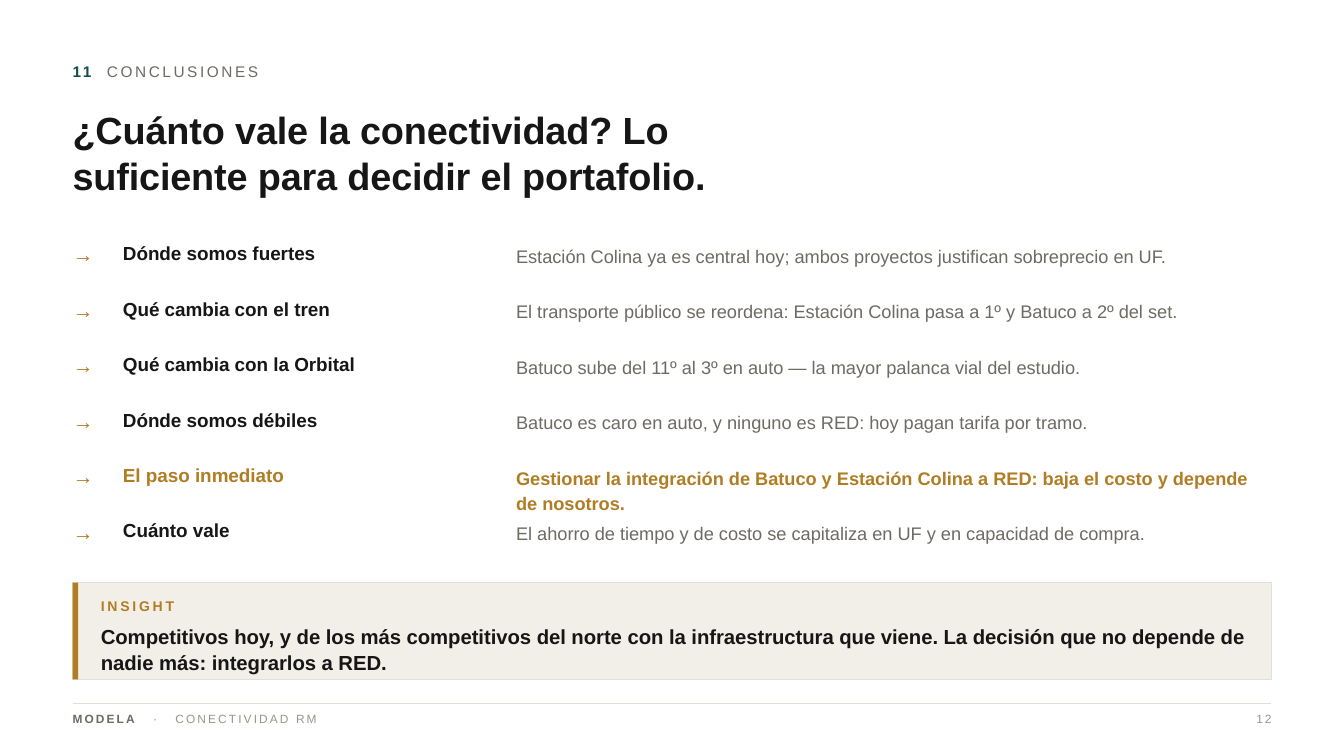
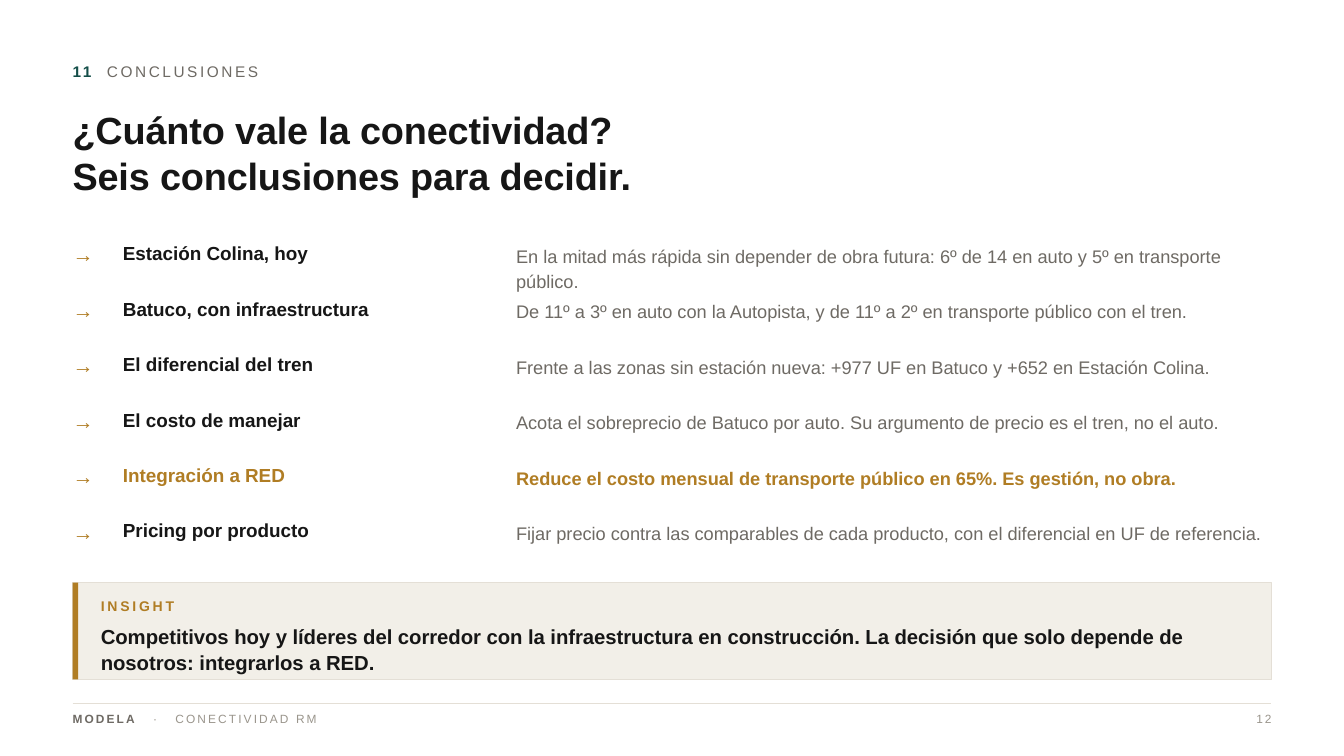
Before and after one commit to modela-simulador/modela-simulador, a slide deck: slide 12 of public/conectividad/Conectividad-Modela-Directorio-12.pptx. Drawn at 1344x756 pixels with LibreOffice and Linux fonts; fonts in the diff are those of the drawing. Boxes give left, top, right and bottom in pixels: in the first picture for what was removed or moved away, otherwise in the second. Text is boxed around its words. In the diff, an @@ line names an element or a change of style, - is before the commit and + after.

```diff
--- a/public/conectividad/Conectividad-Modela-Directorio-12.pptx
+++ b/public/conectividad/Conectividad-Modela-Directorio-12.pptx
@@ text at [73,116,631,198]: text changed @@
-¿Cuánto vale la conectividad? Lo
-suficiente para decidir el portafolio.
+¿Cuánto vale la conectividad?
+Seis conclusiones para decidir.
@@ text at [123,246,307,264]: text changed @@
-Dónde somos fuertes
+Estación Colina, hoy
@@ text at [516,249,1221,292]: text changed @@
-Estación Colina ya es central hoy; ambos proyectos justifican sobreprecio en UF.
+En la mitad más rápida sin depender de obra futura: 6º de 14 en auto y 5º en transporte público.
@@ text at [123,302,369,319]: text changed @@
-Qué cambia con el tren
+Batuco, con infraestructura
@@ text at [516,304,1187,322]: text changed @@
-El transporte público se reordena: Estación Colina pasa a 1º y Batuco a 2º del set.
+De 11º a 3º en auto con la Autopista, y de 11º a 2º en transporte público con el tren.
@@ text at [123,357,314,371]: text changed @@
-Qué cambia con la Orbital
+El diferencial del tren
@@ text at [516,360,1210,378]: text changed @@
-Batuco sube del 11º al 3º en auto — la mayor palanca vial del estudio.
+Frente a las zonas sin estación nueva: +977 UF en Batuco y +652 en Estación Colina.
@@ text at [123,413,300,431]: text changed @@
-Dónde somos débiles
+El costo de manejar
@@ text at [516,416,1218,433]: text changed @@
-Batuco es caro en auto, y ninguno es RED: hoy pagan tarifa por tramo.
+Acota el sobreprecio de Batuco por auto. Su argumento de precio es el tren, no el auto.
@@ text at [123,468,285,486]: text changed @@
-El paso inmediato
+Integración a RED
@@ text at [516,471,1175,489]: text changed @@
-Gestionar la integración de Batuco y Estación Colina a RED: baja el costo y depende de nosotros.
+Reduce el costo mensual de transporte público en 65%. Es gestión, no obra.
@@ text at [123,523,308,541]: text changed @@
-Cuánto vale
+Pricing por producto
@@ text at [516,527,1261,544]: text changed @@
-El ahorro de tiempo y de costo se capitaliza en UF y en capacidad de compra.
+Fijar precio contra las comparables de cada producto, con el diferencial en UF de referencia.
@@ text at [101,629,1183,675]: text changed @@
-Competitivos hoy, y de los más competitivos del norte con la infraestructura que viene. La decisión que no depende de nadie más: integrarlos a RED.
+Competitivos hoy y líderes del corredor con la infraestructura en construcción. La decisión que solo depende de nosotros: integrarlos a RED.
```
Also in this commit, not shown: 10 other slides changed, 1 slide added, 1 slide removed, 39 other files.
